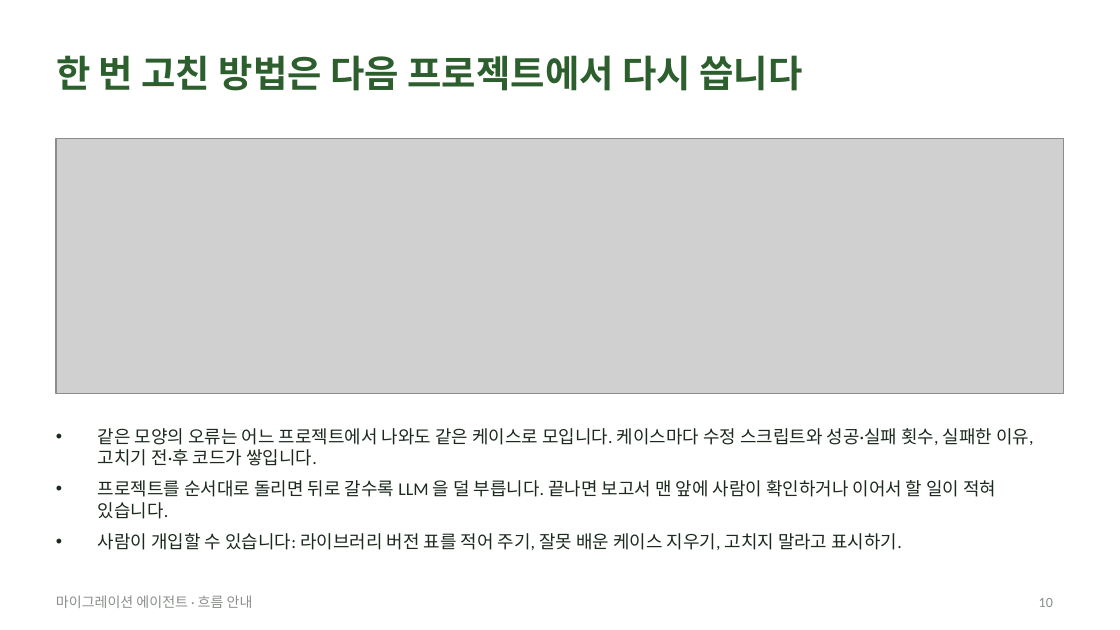
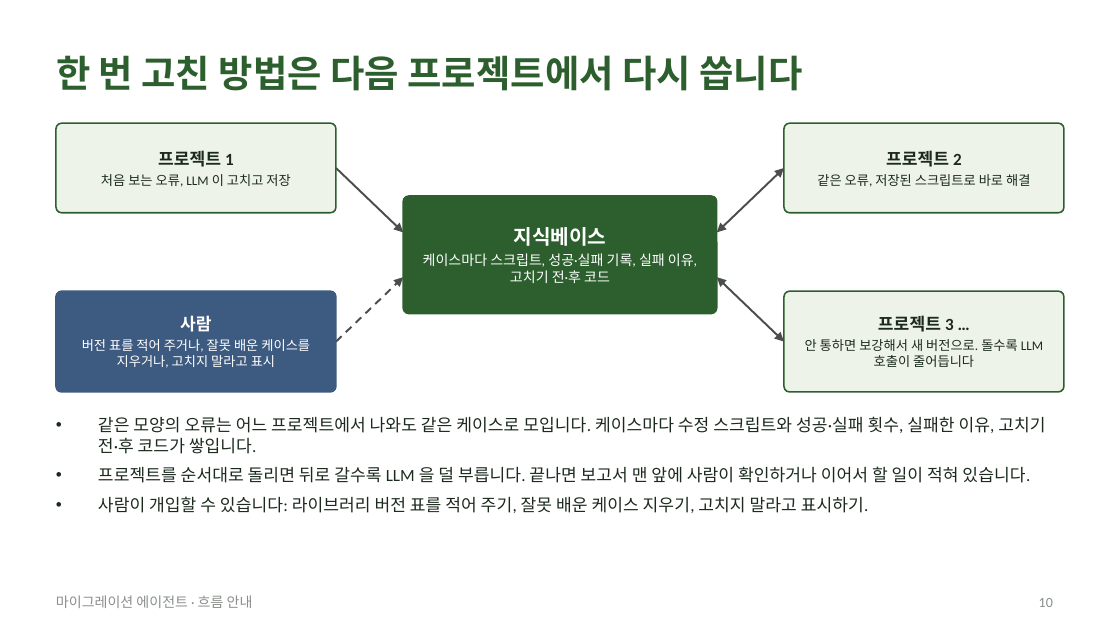
Before and after one commit to acandiatale/tutu, a slide deck: slide 10 of docs/migration-agent/migration-agent.pptx. Drawn at 1120x630 pixels with LibreOffice and Linux fonts; fonts in the diff are those of the drawing; grey boxes stand for pictures. Boxes give left, top, right and bottom in pixels: in the first picture for what was removed or moved away, otherwise in the second. Text is boxed around its words. In the diff, an @@ line names an element or a change of style, - is before the commit and + after.

```diff
--- a/docs/migration-agent/migration-agent.pptx
+++ b/docs/migration-agent/migration-agent.pptx
@@ picture removed at bbox=[56, 139, 1064, 393] @@
@@ rounded rectangle added at bbox=[56, 123, 336, 213], fill #EEF3EA, outline #2C5F2D 1 pt, 8.5 pt, text #1C2A1E @@
+프로젝트 1
+처음 보는 오류, LLM 이 고치고 저장
@@ rounded rectangle added at bbox=[784, 123, 1064, 213], fill #EEF3EA, outline #2C5F2D 1 pt, 8.5 pt, text #1C2A1E @@
+프로젝트 2
+같은 오류, 저장된 스크립트로 바로 해결
@@ arrow added from (336, 168) to (403, 233), #4A4F4A 1.25 pt @@
@@ double arrow added from (717, 233) to (784, 168), #4A4F4A 1.25 pt @@
@@ rounded rectangle added at bbox=[403, 196, 717, 314], fill #2C5F2D, outline #2C5F2D 1 pt, 9 pt, text #FFFFFF @@
+지식베이스
+케이스마다 스크립트, 성공·실패 기록, 실패 이유, 고치기 전·후 코드
@@ rounded rectangle added at bbox=[56, 291, 336, 392], fill #3D5A80, outline #3D5A80 1 pt, 8.5 pt, text #FFFFFF @@
+사람
+버전 표를 적어 주거나, 잘못 배운 케이스를 지우거나, 고치지 말라고 표시
@@ arrow added from (336, 342) to (403, 278), #4A4F4A 1.25 pt dashed @@
@@ double arrow added from (717, 278) to (784, 342), #4A4F4A 1.25 pt @@
@@ rounded rectangle added at bbox=[784, 291, 1064, 392], fill #EEF3EA, outline #2C5F2D 1 pt, 8.5 pt, text #1C2A1E @@
+프로젝트 3 …
+안 통하면 보강해서 새 버전으로. 돌수록 LLM 호출이 줄어듭니다
@@ text "같은 모양의 오류는 어느 프로젝트에서 ...": place and size @@
-text "같은 모양의 오류는 어느 프로젝트에서 ..." at bbox=[98, 428, 1033, 550]
+text "같은 모양의 오류는 어느 프로젝트에서 ..." at bbox=[98, 416, 1045, 513]
@@ text "같은 모양의 오류는 어느 프로젝트에서 ..." at bbox=[98, 416, 1045, 513]: size 11.5 to 11 pt @@
```
Also in this commit, not shown: 3 other slides changed, 40 other files.
